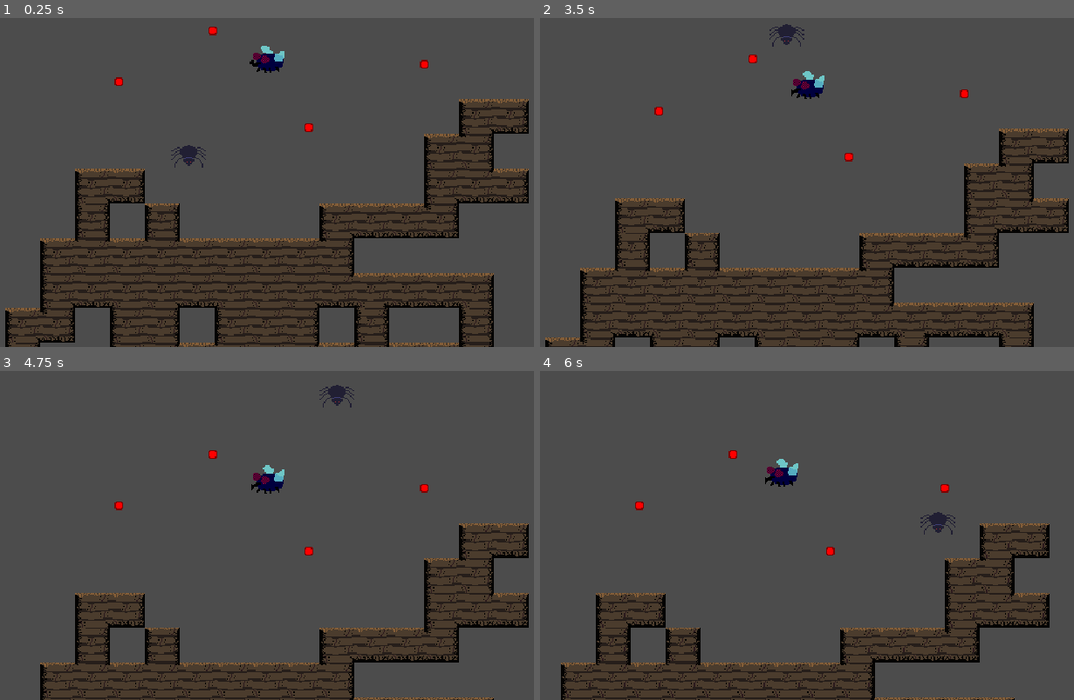
Above: before the commit, frames 1-4 (two rows, left to right).
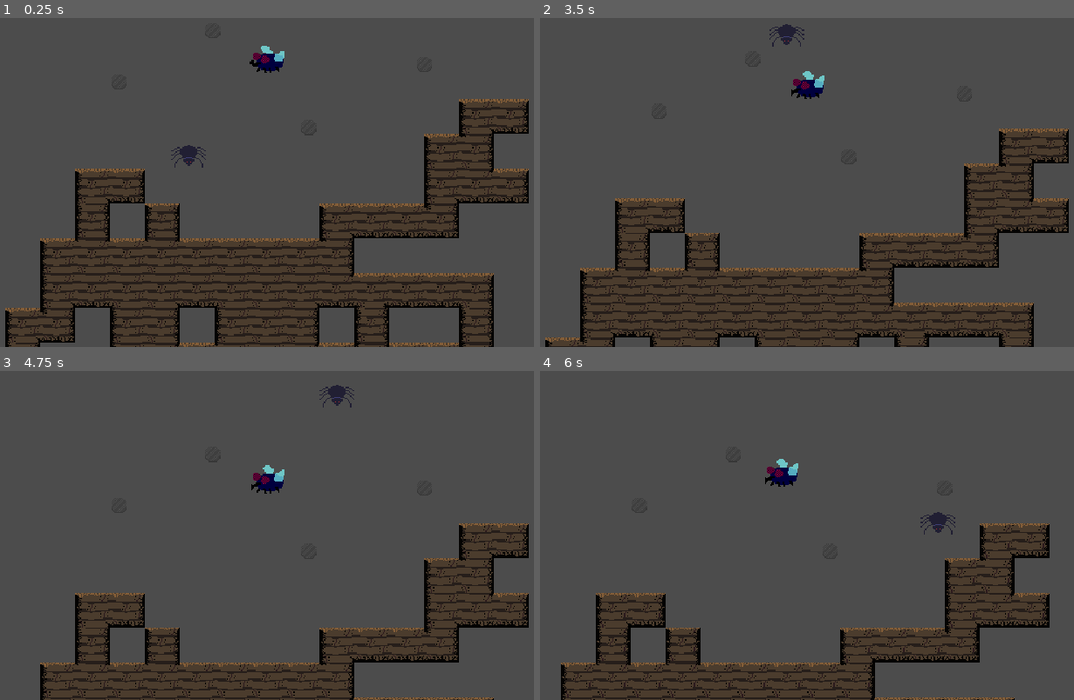
Above: after the commit, the same moments.

Repository: Heckin-Doggo/gmtk-game
Game: Godot game, scene res://levels/TestLevel.tscn
Two runs of this game, one before a commit and one after it. Both use one fixed random seed, a clock stepped at 60 frames per second and the inputs below.
Inputs (mouse positions are in pixels of both pictures, inside the frame that each line leads up to):
- Up to frame 1 (0.25 s): no input
- Up to frame 2 (3.5 s): tap Enter (ui_accept) at 0.5, 0.77, 1.52, 3.02 s; move the mouse to (807, 54) at 0.52 s; click (807, 54) at 0.67 s; move the mouse to (657, 80) at 1.27 s; click (657, 80) at 1.42 s; move the mouse to (753, 31) at 2.02 s; click (753, 31) at 2.17 s; move the mouse to (849, 126) at 2.77 s; click (849, 126) at 2.92 s
- Up to frame 3 (4.75 s): move the mouse to (421, 446) at 3.52 s; click (421, 446) at 3.67 s; tap Enter (ui_accept) at 3.77, 4.52 s; move the mouse to (outside the picture) at 4.27 s; click (outside the picture) at 4.42 s
- Up to frame 4 (6 s): move the mouse to (764, 502) at 5.02 s; click (764, 502) at 5.17 s; move the mouse to (625, 407) at 5.77 s; click (625, 407) at 5.92 s

The runs differ from the first frame. In frame 1, 0.2% of the frame differs, in the area x 21-81%, y 2-35%; in frame 2, 0.2%, in the area x 21-81%, y 11-44%; in frame 3, 0.2%; in frame 4, 0.2%.

Commit message:
pegs are now nails

Diff:
--- a/game/scenes/Peg.tscn
+++ b/game/scenes/Peg.tscn
@@ -1,24 +1,25 @@
-[gd_scene load_steps=6 format=2]
+[gd_scene load_steps=7 format=2]
 
 [ext_resource path="res://assets/sprites/PegOn.png" type="Texture" id=1]
 [ext_resource path="res://assets/sprites/PegOff.png" type="Texture" id=2]
 [ext_resource path="res://scenes/Peg.gd" type="Script" id=3]
+[ext_resource path="res://assets/sprites/Nail.png" type="Texture" id=4]
 
 [sub_resource type="SpriteFrames" id=1]
 animations = [ {
+"frames": [ ExtResource( 2 ) ],
+"loop": true,
+"name": "off",
+"speed": 5.0
+}, {
 "frames": [ ExtResource( 1 ) ],
 "loop": true,
 "name": "on",
 "speed": 5.0
-}, {
-"frames": [ ExtResource( 2 ) ],
-"loop": true,
-"name": "off",
-"speed": 5.0
 } ]
 
 [sub_resource type="RectangleShape2D" id=2]
-extents = Vector2( 8, 8 )
+extents = Vector2( 12, 12 )
 
 [node name="Peg" type="StaticBody2D"]
 input_pickable = true
@@ -27,8 +28,13 @@
 script = ExtResource( 3 )
 
 [node name="AnimatedSprite" type="AnimatedSprite" parent="."]
+visible = false
 frames = SubResource( 1 )
 animation = "off"
 
 [node name="CollisionShape2D" type="CollisionShape2D" parent="."]
 shape = SubResource( 2 )
+
+[node name="Sprite" type="Sprite" parent="."]
+z_index = 1
+texture = ExtResource( 4 )
Binary file added: game/assets/sprites/Nail.png
Not shown, added: game/assets/sprites/Nail.png.import
